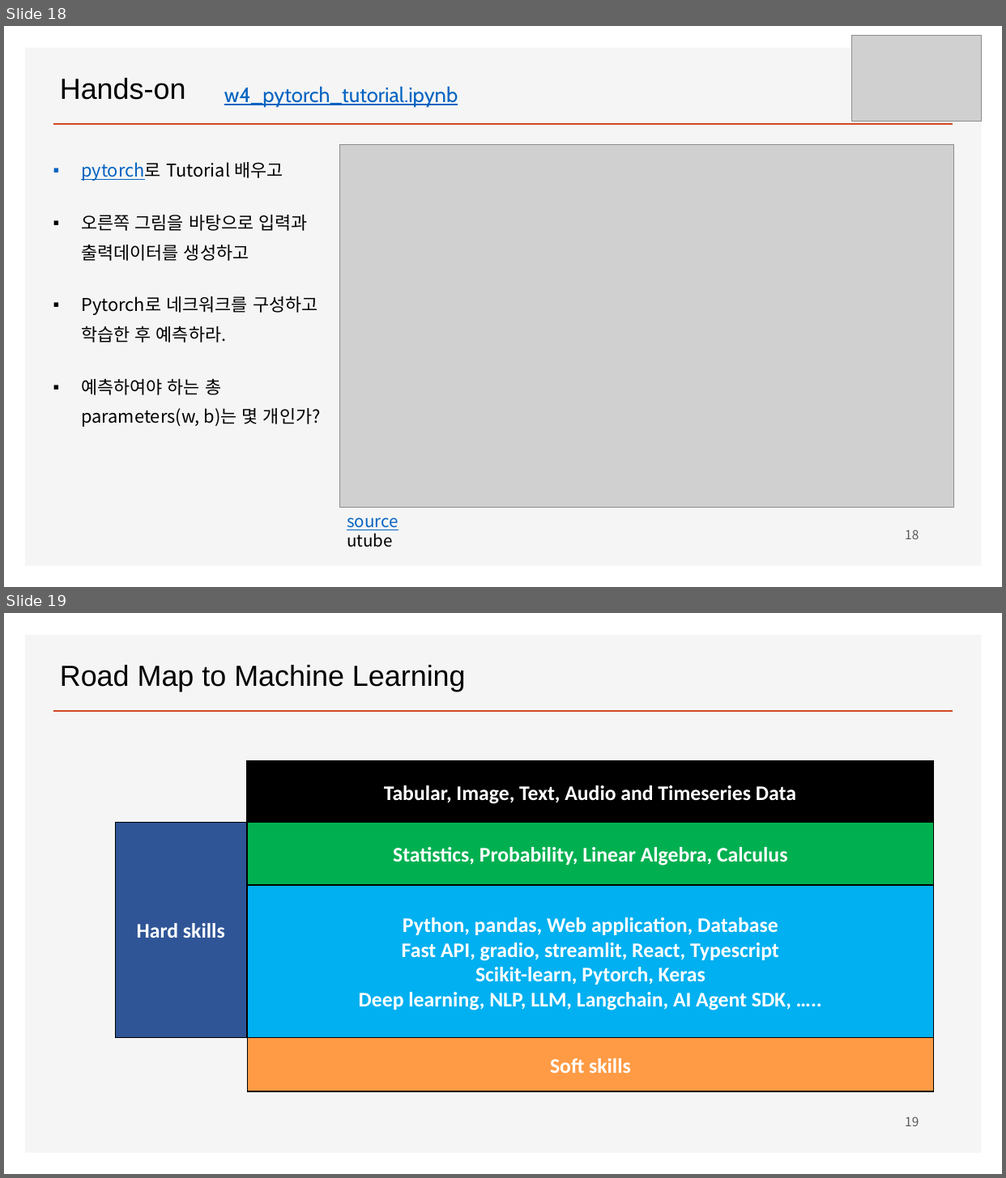
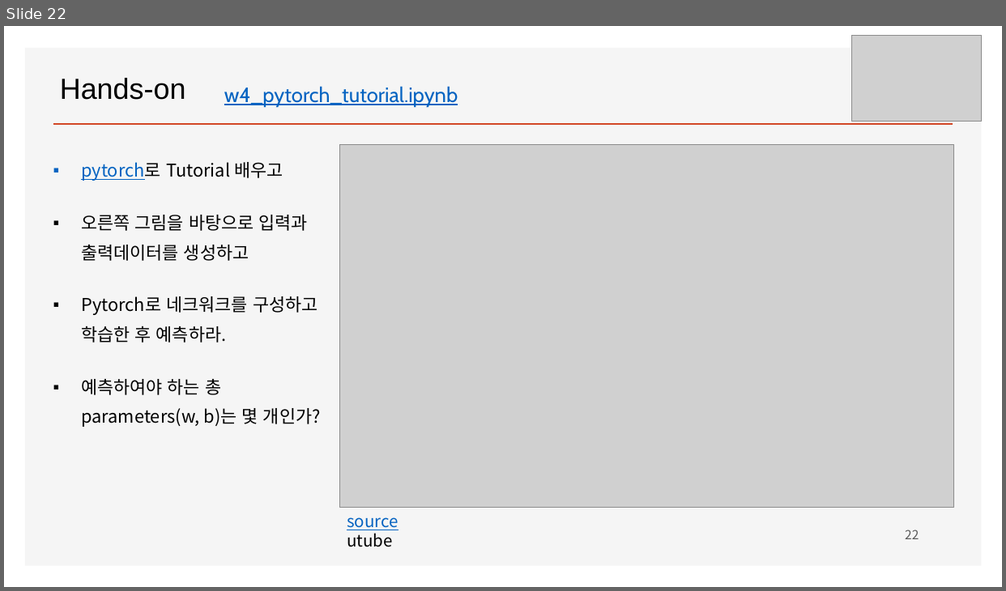
Before and after one commit to ancestor9/mathematics-for-machine-learning, a slide deck: Linear_Algebra/w6_Deep Learning.pptx. Shown one above the other, each under a label of ours: slides 18 and 19 before the commit, slide 22 after it. The pictures are 1006x1178 and 1006x591 pixels, drawn with LibreOffice and Linux fonts; fonts in the diff are those of the drawing; grey boxes stand for pictures; background and template pictures are left out. Boxes give left, top, right and bottom in pixels: in the first picture for what was removed or moved away, otherwise in the second. Text is boxed around its words. In the diff, an @@ line names an element or a change of style, - is before the commit and + after.

```diff
--- a/Linear_Algebra/w6_Deep Learning.pptx
+++ b/Linear_Algebra/w6_Deep Learning.pptx
@@ slide 19 removed at (x1=4, y1=613, x2=1002, y2=1174), background #FFFFFF; not listed: 2 template elements that a slide beside it also shows @@
@@ text removed at (x1=60, y1=665, x2=466, y2=692) @@
-Road Map to Machine Learning
@@ rectangle removed at (x1=246, y1=760, x2=934, y2=824) @@
-Tabular, Image, Text, Audio and Timeseries Data
@@ rectangle removed at (x1=115, y1=823, x2=246, y2=1038) @@
-Hard skills
@@ rectangle removed at (x1=247, y1=823, x2=934, y2=885) @@
-Statistics, Probability, Linear Algebra, Calculus
@@ rectangle removed at (x1=247, y1=885, x2=934, y2=1038) @@
-Python, pandas, Web application, Database
-Fast API, gradio, streamlit, React, Typescript
-Scikit-learn, Pytorch, Keras
-Deep learning, NLP, LLM, Langchain, AI Agent SDK, …..
@@ rectangle removed at (x1=247, y1=1038, x2=934, y2=1093) @@
-Soft skills
@@ page number removed at (x1=905, y1=1117, x2=918, y2=1127) @@
-19
@@ what was slide 18 is now slide 22 @@
@@ page number at (x1=905, y1=530, x2=918, y2=540): text changed @@
-18
+22
```
Also in this commit, not shown: 7 slides added.
